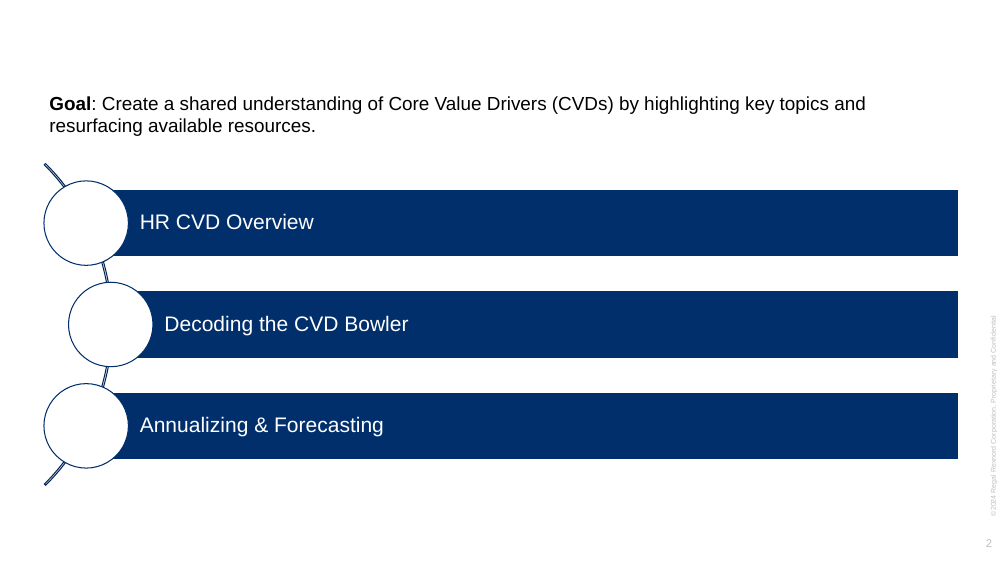
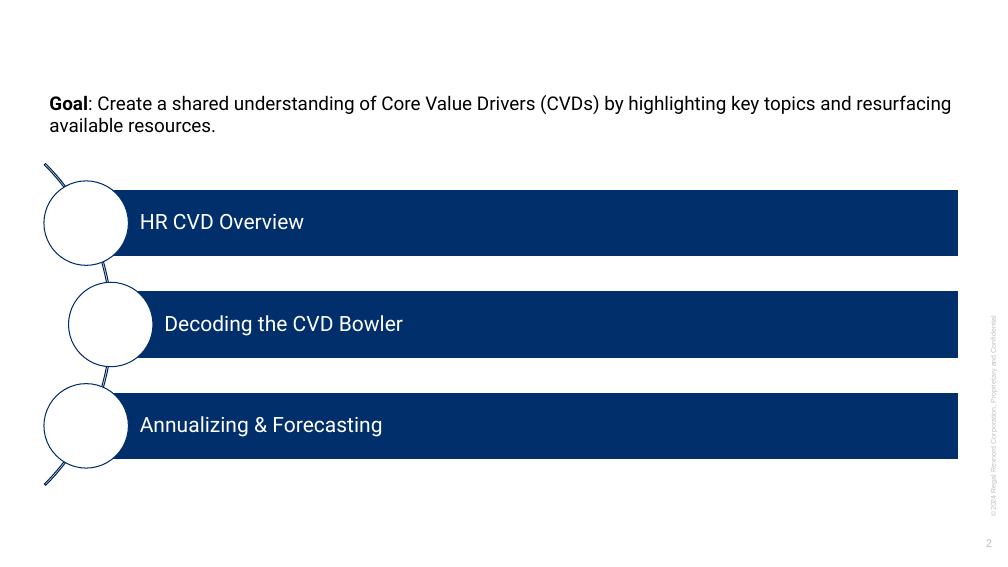
Before and after one commit to jeagleso/2025_Core-Value-Drivers_Reporting, a slide deck: slide 2 of presentations/CVD Training.pptx. Drawn at 1008x567 pixels with LibreOffice and Linux fonts; fonts in the diff are those of the drawing; background and template pictures are left out. Boxes give left, top, right and bottom in pixels: in the first picture for what was removed or moved away, otherwise in the second. Text is boxed around its words. In the diff, an @@ line names an element or a change of style, - is before the commit and + after.

```diff
--- a/presentations/CVD Training.pptx
+++ b/presentations/CVD Training.pptx
@@ font Arial to Roboto in 4 elements at (49, 95, 951, 133), (140, 214, 304, 230), (164, 315, 403, 336), (140, 416, 382, 437) @@
```
Also in this commit, not shown: 6 other slides changed, 5 slides added, 49 other files.
